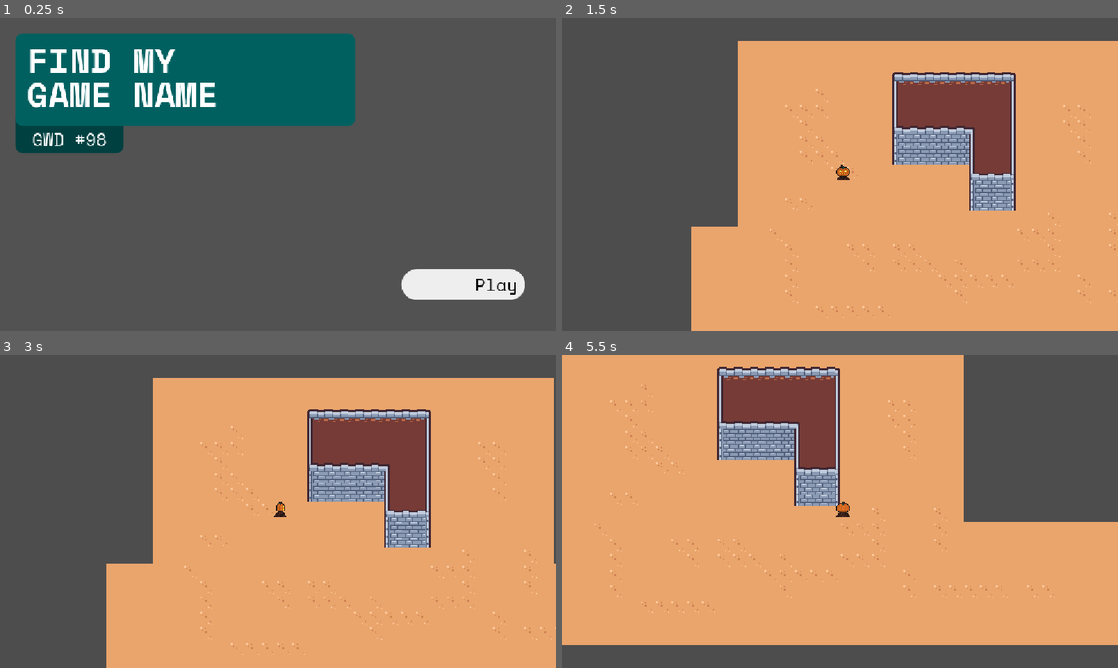
Above: before the commit, frames 1-4 (two rows, left to right).
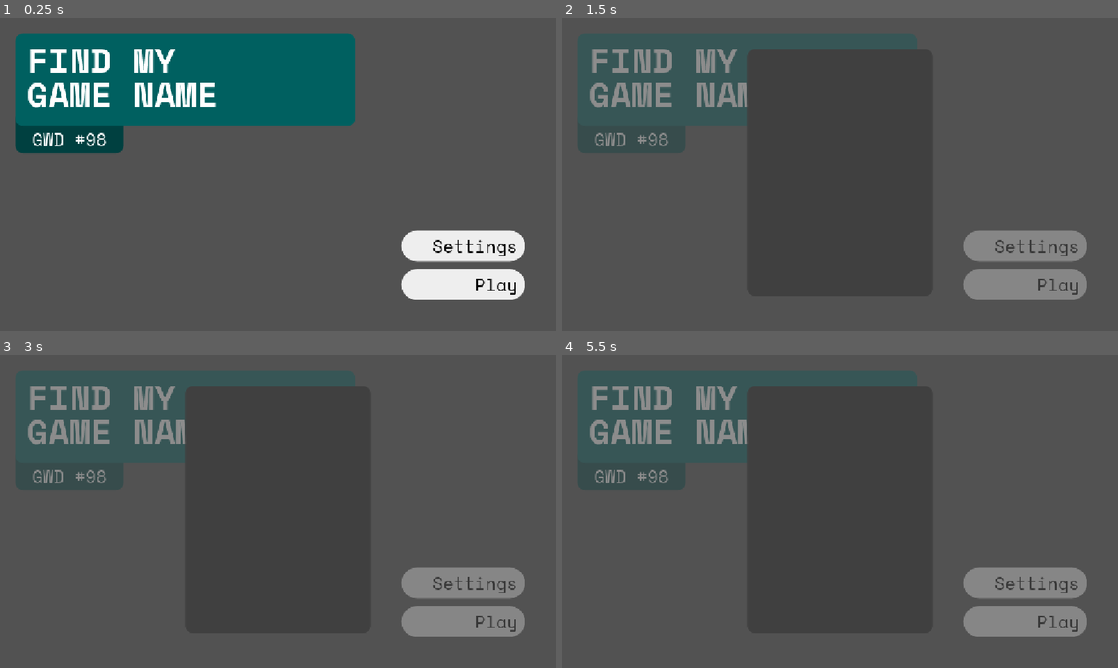
Above: after the commit, the same moments.

Repository: TurbogamesDev/godot-wild-jam-98
Game: Godot game, scene res://assets/scenes/main_menu.tscn
The game is run twice, just before and just after one commit, with the same random seed, the same clock (stepped at 60 frames per second) and the same inputs.
Inputs (mouse positions are in pixels of both pictures, inside the frame that each line leads up to):
- Up to frame 1 (0.25 s): no input
- Up to frame 2 (1.5 s): click "Play" (after the commit: "Settings") at 0.5 s; click (1023, 284) at 1.25 s, where only the run after the commit has a clickable "Play"
- Up to frame 3 (3 s): click (461, 621) at 2 s, where only the run after the commit has a clickable "Play"; hold D (right) from 2.78 s (still down)
- Up to frame 4 (5.5 s): release D (right) at 3.53 s; hold S (down) 3.53-4.28 s; hold D (right) 4.28-5.03 s; hold W (up) from 5.03 s (still down)

The runs differ from the first frame. In frame 1, 2.1% of the frame differs, in the area x 72-95%, y 67-78%; in frame 2, 68%; in frame 3, 72%; in frame 4, 78%, in the area x 0-100%, y 0-93%.

Commit message:
Add settings button to main menu

Diff:
--- a/assets/scenes/main_menu.tscn
+++ b/assets/scenes/main_menu.tscn
@@ -3,6 +3,8 @@
 [ext_resource type="FontFile" uid="uid://bi4e1wutdaoch" path="res://assets/fonts/Space_Mono/SpaceMono-Bold.ttf" id="1_uu6ob"]
 [ext_resource type="FontFile" uid="uid://dnk8s1a2lu367" path="res://assets/fonts/Space_Mono/SpaceMono-Regular.ttf" id="2_v1ppo"]
 [ext_resource type="PackedScene" uid="uid://tdimt6elbj6d" path="res://assets/scenes/play_menu_button.tscn" id="3_obrqb"]
+[ext_resource type="PackedScene" uid="uid://rs0nooykw580" path="res://assets/scenes/settings_menu_button.tscn" id="4_f2xsc"]
+[ext_resource type="PackedScene" uid="uid://bb2p0mvpywl2e" path="res://assets/scenes/settings_menu.tscn" id="5_v71do"]
 
 [sub_resource type="StyleBoxFlat" id="StyleBoxFlat_qc24j"]
 bg_color = Color(0, 0.3764706, 0.3764706, 1)
@@ -94,3 +96,15 @@
 offset_top = 520.0
 offset_right = 1088.0
 offset_bottom = 584.0
+
+[node name="SettingsMenuButton" parent="ButtonsList" unique_id=953190076 node_paths=PackedStringArray("settingsMenuScene") instance=ExtResource("4_f2xsc")]
+layout_mode = 0
+offset_left = 832.0
+offset_top = 440.0
+offset_right = 1088.0
+offset_bottom = 504.0
+settingsMenuScene = NodePath("../../SettingsMenu")
+
+[node name="SettingsMenu" parent="." unique_id=860343429 instance=ExtResource("5_v71do")]
+visible = false
+layout_mode = 1
